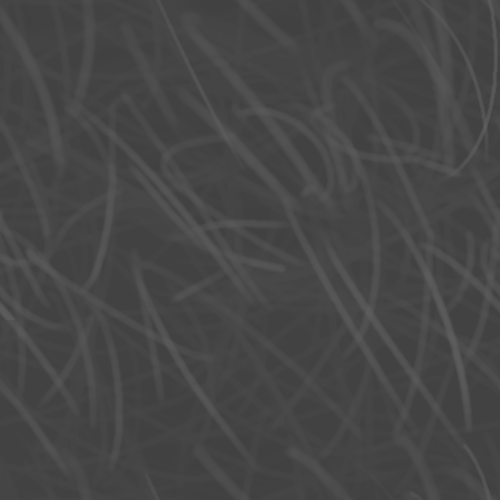
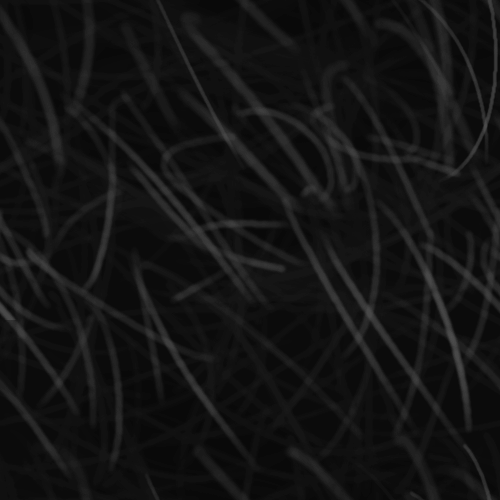
Comparing the layer stacks of the two 500x500 images. Changes:
painted on "Paint Layer 1" (1st of 2) over [0, 0, 500, 500]
